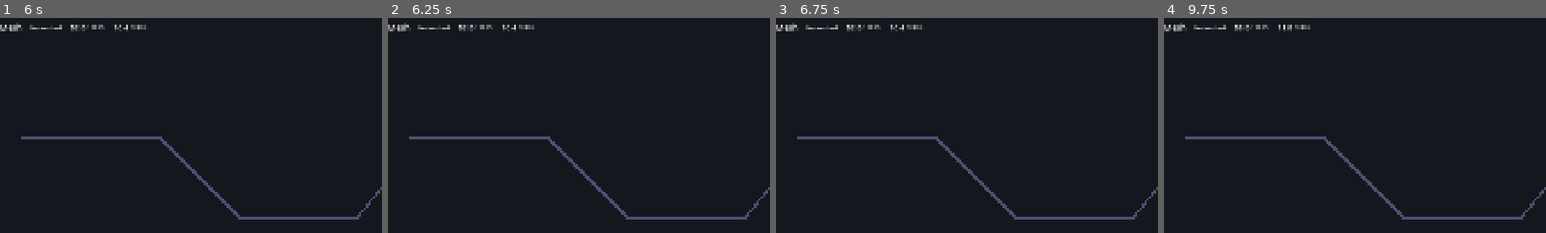
Above: before the commit, frames 1-4 (left to right).
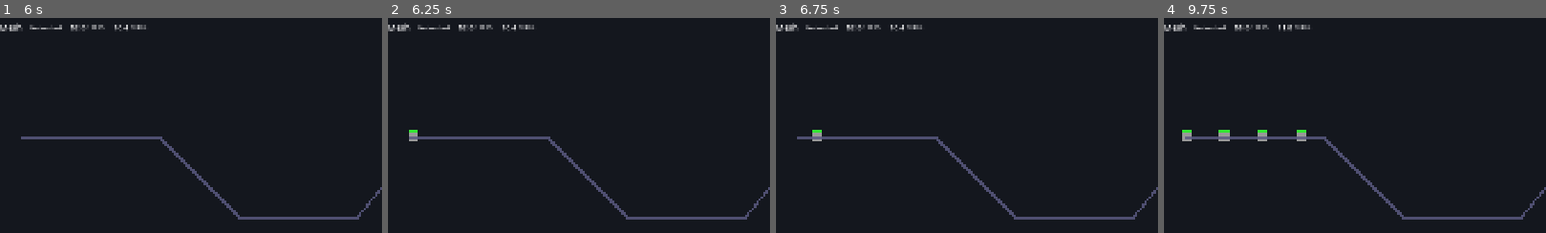
Above: after the commit, the same moments.

Repository: brandonwilcox-dot/Cycle-Four
Game: Godot game, scene res://scenes/main/Main.tscn
The game is run twice, just before and just after one commit, with the same random seed, the same clock (stepped at 60 frames per second) and the same inputs.
Inputs:
- Up to frame 1 (6 s): click "Architects" at 0.5 s; click "Architects" at 1.25 s; click "Bloom" at 2 s; click "Mesh" at 2.75 s; click "Networked" at 3.5 s; click "Begin" at 4.25 s; click "Begin Waves" at 5 s; tap Enter at 5.75 s
- Up to frame 2 (6.25 s): no input
- Up to frame 3 (6.75 s): no input
- Up to frame 4 (9.75 s): no input
The pictures show only the part of the screen within x 0-50%, y 0-50%; the shares and areas given below are measured in that part.

Frame 1 is identical in both runs. In frame 2, less than 0.1% of the frame differs, in the area x 5-8%, y 52-58%; in frame 3, 0.1%; in frame 4, 0.4%, in the area x 4-38%, y 52-58%.

Commit message:
WaveSpawner: eliminate @export NodePath dependency, preload unit scene
The exported unit_path NodePath was not resolving correctly at runtime
in a manually-authored .tscn (outside the Godot editor).

Fix:
- Find UnitPath via get_node_or_null(../UnitPath) in _ready() instead
- Preload Unit.tscn as a script constant (UNIT_SCENE) instead of @export
- Remove now-unused unit_path / unit_scene export entries from WorldMap.tscn
- Add push_error if UnitPath node is not found so the cause is obvious

Co-Authored-By: Claude Sonnet 4.6 <noreply@anthropic.com>

Diff:
--- a/scenes/main/WorldMap.tscn
+++ b/scenes/main/WorldMap.tscn
@@ -1,7 +1,6 @@
-[gd_scene load_steps=3 format=3]
+[gd_scene load_steps=2 format=3]
 
 [ext_resource type="Script" path="res://src/core/waves/WaveSpawner.gd" id="1"]
-[ext_resource type="PackedScene" path="res://scenes/main/Unit.tscn" id="2"]
 
 [node name="WorldMap" type="Node2D"]
 
@@ -27,5 +26,3 @@
 
 [node name="WaveSpawner" type="Node" parent="."]
 script = ExtResource("1")
-unit_path = NodePath("../UnitPath")
-unit_scene = ExtResource("2")
--- a/src/core/waves/WaveSpawner.gd
+++ b/src/core/waves/WaveSpawner.gd
@@ -5,20 +5,23 @@
 extends Node
 
 const WaveTableClass = preload("res://src/core/waves/WaveTable.gd")
-
-## Assigned in the WorldMap scene inspector
-@export var unit_path: Path2D = null
-@export var unit_scene: PackedScene = null
+const UNIT_SCENE     = preload("res://scenes/main/Unit.tscn")
 
 ## Active wave table -- loaded when faction is confirmed
 var _wave_table: Resource = null   ## WaveTable instance; typed as Resource to avoid load-order issues
+var _unit_path: Path2D = null      ## Resolved in _ready(); sibling node in WorldMap
 var _spawn_timer: float = 0.0
 var _units_to_spawn: int = 0
 var _current_unit_data: UnitData = null
-var _spawn_interval: float = 1.0
+var _spawn_interval: float = 1.2
 var _spawning: bool = false
 
 func _ready() -> void:
+	## Locate UnitPath as a sibling node rather than relying on exported NodePath.
+	_unit_path = get_node_or_null("../UnitPath") as Path2D
+	if _unit_path == null:
+		push_error("WaveSpawner: could not find ../UnitPath -- check WorldMap scene tree.")
+
 	EventBus.faction_selected.connect(_on_faction_selected)
 	EventBus.wave_started.connect(_on_wave_started)
 	EventBus.wave_ended.connect(_on_wave_ended)
@@ -41,7 +44,7 @@
 	if ResourceLoader.exists(path):
 		_wave_table = load(path)
 	else:
-		_wave_table = null  ## Procedural fallback handled by WaveManager
+		_wave_table = null  ## Procedural fallback
 
 func _on_wave_started(wave_number: int, _commander_data: Dictionary) -> void:
 	if _wave_table == null:
@@ -61,13 +64,13 @@
 ## -- Spawn logic --
 
 func _spawn_unit() -> void:
-	if unit_path == null or unit_scene == null:
-		push_error("WaveSpawner: unit_path or unit_scene not set.")
+	if _unit_path == null:
+		push_error("WaveSpawner: _unit_path is null -- cannot spawn.")
 		return
-	var unit: PathFollow2D = unit_scene.instantiate()
-	if unit.has_method("setup") and _current_unit_data != null:
+	var unit: PathFollow2D = UNIT_SCENE.instantiate()
+	if _current_unit_data != null:
 		unit.call("setup", _current_unit_data)
-	unit_path.add_child(unit)
+	_unit_path.add_child(unit)
 	unit.progress = 0.0
 	EventBus.unit_spawned.emit({
 		"unit": _current_unit_data.unit_name if _current_unit_data else "unknown",
@@ -77,15 +80,15 @@
 func _start_procedural_wave(wave_number: int) -> void:
 	## No wave table: synthesise a minimal UnitData so units are visible and move.
 	var fallback := UnitData.new()
-	fallback.unit_name        = "Remnant"
-	fallback.faction_id       = "unknown"
-	fallback.tier             = 1
-	fallback.max_health       = 40.0 + wave_number * 10.0
-	fallback.move_speed       = 80.0
+	fallback.unit_name         = "Remnant"
+	fallback.faction_id        = "unknown"
+	fallback.tier              = 1
+	fallback.max_health        = 40.0 + wave_number * 10.0
+	fallback.move_speed        = 80.0
 	fallback.damage_on_arrival = 1.0
-	fallback.armor            = 0.0
-	fallback.resource_reward  = 1.0
-	fallback.color_hint       = Color(0.6, 0.6, 0.6, 1.0)
+	fallback.armor             = 0.0
+	fallback.resource_reward   = 1.0
+	fallback.color_hint        = Color(0.6, 0.6, 0.6, 1.0)
 	_current_unit_data = fallback
 	_units_to_spawn    = 5 + wave_number * 2
 	_spawn_interval    = 1.2
